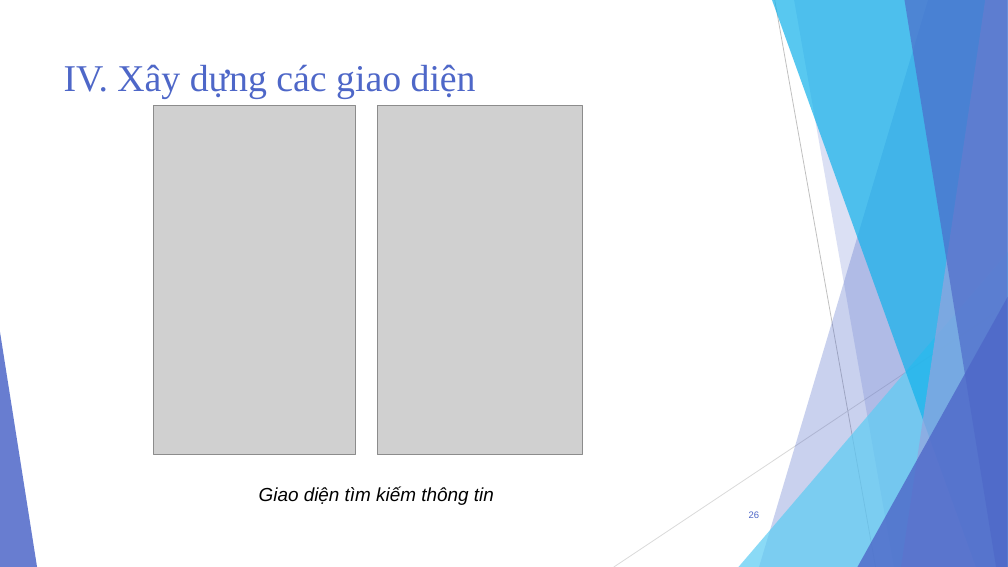
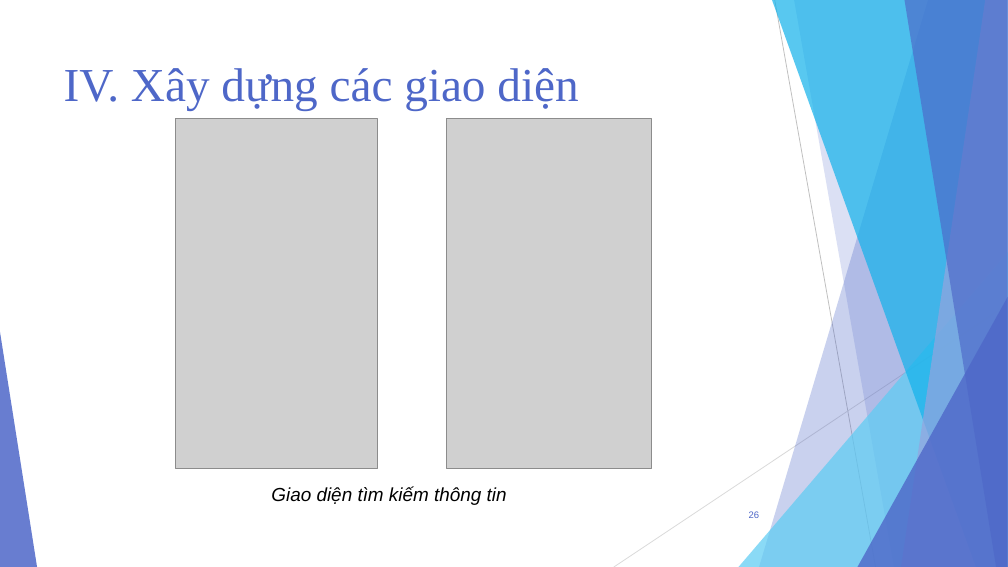
Before and after one commit to TMTAI/Android, a slide deck: slide 26 of Presentation-LuanVan.pptx. Drawn at 1008x567 pixels with LibreOffice and Linux fonts; fonts in the diff are those of the drawing; grey boxes stand for pictures. Boxes give left, top, right and bottom in pixels: in the first picture for what was removed or moved away, otherwise in the second. Text is boxed around its words. In the diff, an @@ line names an element or a change of style, - is before the commit and + after.

```diff
--- a/Presentation-LuanVan.pptx
+++ b/Presentation-LuanVan.pptx
@@ title "IV. Xây dựng các giao ..." at [64,68,578,110]: size 36 to 45 pt @@
@@ picture: place and size @@
-picture at [154,105,355,455]
+picture at [175,119,377,469]
@@ picture: place and size @@
-picture at [377,105,582,455]
+picture at [447,119,652,469]
@@ text "Giao diện tìm kiếm thông ...": place and size @@
-text "Giao diện tìm kiếm thông ..." at [259,486,494,505]
+text "Giao diện tìm kiếm thông ..." at [271,486,507,505]
```
Also in this commit, not shown: 5 other slides changed, 1 slide added, 6 other files.
